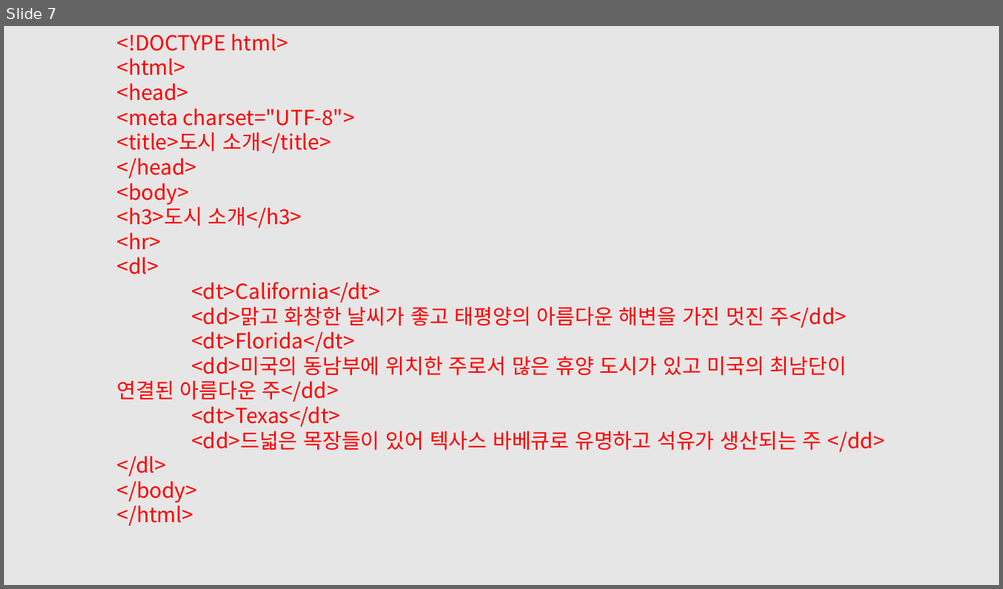
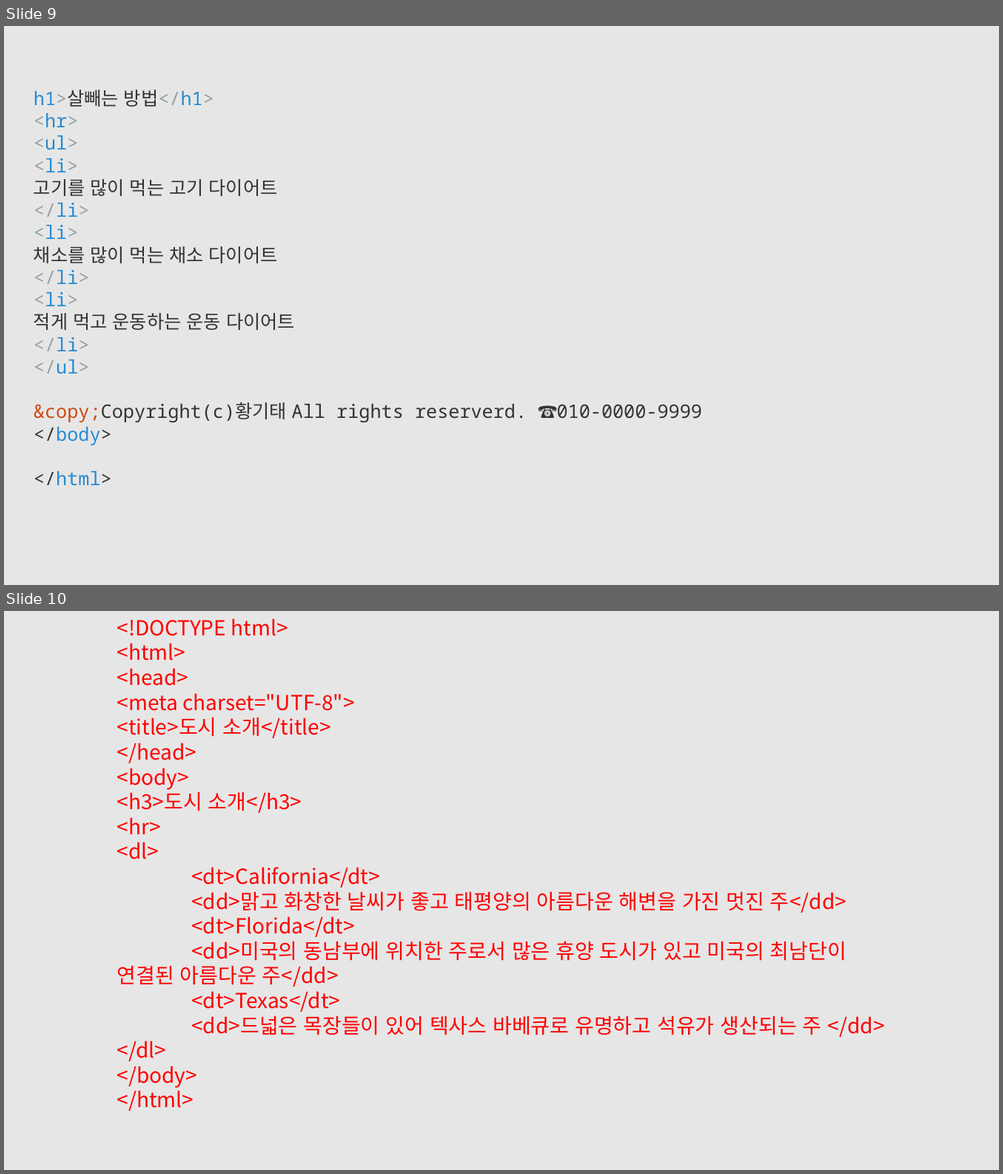
Before and after one commit to mgh3326/big_data_web, a slide deck: html/html5보고서/html 5 보고서 (1).pptx. Shown one above the other, each under a label of ours: slide 7 before the commit, slides 9 and 10 after it. The pictures are 1003x589 and 1003x1174 pixels, drawn with LibreOffice and Linux fonts; fonts in the diff are those of the drawing. Boxes give left, top, right and bottom in pixels: in the first picture for what was removed or moved away, otherwise in the second. Text is boxed around its words. In the diff, an @@ line names an element or a change of style, - is before the commit and + after.

```diff
--- a/html/html5보고서/html 5 보고서 (1).pptx
+++ b/html/html5보고서/html 5 보고서 (1).pptx
@@ slide 9 added at (4,26,999,585), background #E7E6E6 @@
@@ text added at (34,90,703,486), 18 pt, text #333333 @@
+h1>살빼는 방법</h1>
+<hr>
+<ul>
+<li>
+고기를 많이 먹는 고기 다이어트
+</li>
+<li>
+채소를 많이 먹는 채소 다이어트
+</li>
+<li>
+적게 먹고 운동하는 운동 다이어트
+</li>
+</ul>
+&copy;Copyright(c)황기태 All rights reserverd. ☎010-0000-9999
+</body>
+</html>
@@ what was slide 7 is now slide 10 @@
```
Also in this commit, not shown: 6 other slides added, 2 other files.
